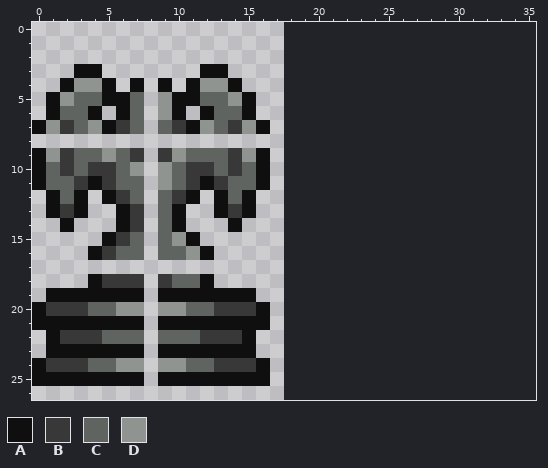
Pixel-art sprite, stored at Content/Tiles/Statues/AncientAngelStatue.png. The first picture shows the starting point.
The file is 36x54 pixels, drawn in blocks of 2x2; one block is one cell here. The old version is drawn lined up with the new one, on the new canvas.
Palette (. is transparent): A #0f0f0f  B #383838  C #606460  D #909490
Pixels before, first column x 0:
 3 ...AA.......AA...
 4 ..ADDA.A.A.ADDA..
 5 .ADCCAAC.DAACCDA.
 6 .ACCA.AC.DA.ACCA.
 7 ADBCDABC.CBADCBDA
 8 .................
 9 ADBCCDCB.BDCCCBDA
10 ACBCBBCD.DCBBCBCA
11 ACCBABCC.DCBABCCA
12 .ACA.ABC.CBA.ACA.
13 .ABA..AB.CA..ABA.
14 ..A...AB.CA...A..
15 .....ABC.CDA.....
16 ....ABCC.CCDA....
17 .................
18 ....ABBB.BCCA....
19 .AAAAAAA.AAAAAAA.
20 ABBBCCDD.DDCCBBBA
21 AAAAAAAA.AAAAAAAA
22 .ABBBCCC.CCCBBBA.
23 .AAAAAAA.AAAAAAA.
24 ABBBCCDD.DDCCBBBA
25 AAAAAAAA.AAAAAAAA
New version:
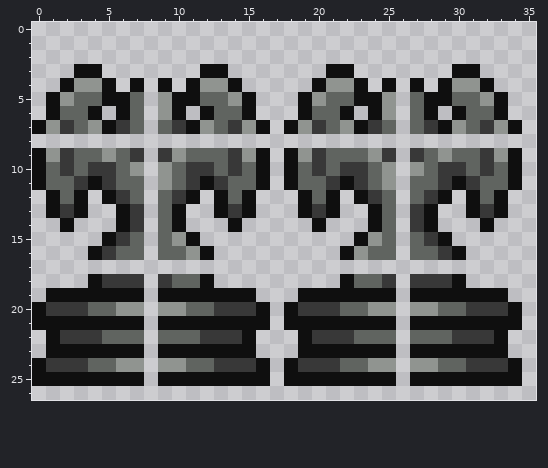
What changed:
canvas 18x27 -> 36x27
Colour A now appears in row 3 at x 21 to 22 and 30 to 31; in row 4 at x 20, 23, 25, 27, 29 and 32; in row 5 at x 19, 23 to 24, 28 to 29 and 33; in row 6 at x 19, 22, 24, 28, 30 and 33; in row 7 at x 18, 23, 29 and 34; in rows 9 to 10 at x 18 and 34.
Colour A now appears in row 11 at x 18, 22, 30 and 34; in row 12 at x 19, 21, 23, 29, 31 and 33; in row 13 at x 19, 21, 24, 28, 31 and 33; in row 14 at x 20, 24, 28 and 32; in row 15 at x 23 and 29; in row 16 at x 22 and 30.
Colour A now appears in row 18 at x 22 and 30; in row 19 at x 19 to 25 and 27 to 33; in row 20 at x 18 and 34; in row 21 at x 18 to 25 and 27 to 34; in row 22 at x 19 and 33; in row 23 at x 19 to 25 and 27 to 33.
Colour A now appears in row 24 at x 18 and 34; in row 25 at x 18 to 25 and 27 to 34.
Colour B now appears in row 7 at x 20, 24, 28 and 32; in row 9 at x 20, 25, 27 and 32; in row 10 at x 20, 22 to 23, 29 to 30 and 32; in row 11 at x 21, 23, 29 and 31; in row 12 at x 24 and 28; in row 13 at x 20, 27 and 32.
Colour B now appears in row 14 at x 27; in row 15 at x 28; in row 16 at x 29; in row 18 at x 25 and 27 to 29; in row 20 at x 19 to 21 and 31 to 33; in row 22 at x 20 to 22 and 30 to 32.
Colour B now appears in row 24 at x 19 to 21 and 31 to 33.
Colour C now appears in row 5 at x 21 to 22, 27 and 30 to 31; in row 6 at x 20 to 21, 27 and 31 to 32; in row 7 at x 21, 25, 27 and 31; in row 9 at x 21 to 23, 28 and 30 to 31; in row 10 at x 19, 21, 24, 28, 31 and 33; in row 11 at x 19 to 20, 24, 27 to 28 and 32 to 33.
Colour C now appears in row 12 at x 20, 25, 27 and 32; in rows 13 to 14 at x 25; in row 15 at x 25 and 27; in row 16 at x 24 to 25 and 27 to 28; in row 18 at x 23 to 24; in row 20 at x 22 to 23 and 29 to 30.
Colour C now appears in row 22 at x 23 to 25 and 27 to 29; in row 24 at x 22 to 23 and 29 to 30.
Colour D now appears in row 4 at x 21 to 22 and 30 to 31; in row 5 at x 20, 25 and 32; in row 6 at x 25; in row 7 at x 19, 22, 30 and 33; in row 9 at x 19, 24, 29 and 33; in row 10 at x 25 and 27.
Colour D now appears in row 11 at x 25; in row 15 at x 24; in row 16 at x 23; in row 20 at x 24 to 25 and 27 to 28; in row 24 at x 24 to 25 and 27 to 28.
